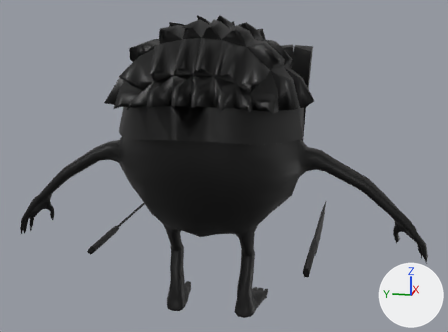
One commit to the FBX model Assets/IndieGame/Resources/Models/TitiWarriorAttack.fbx: the scene before it, then after it.
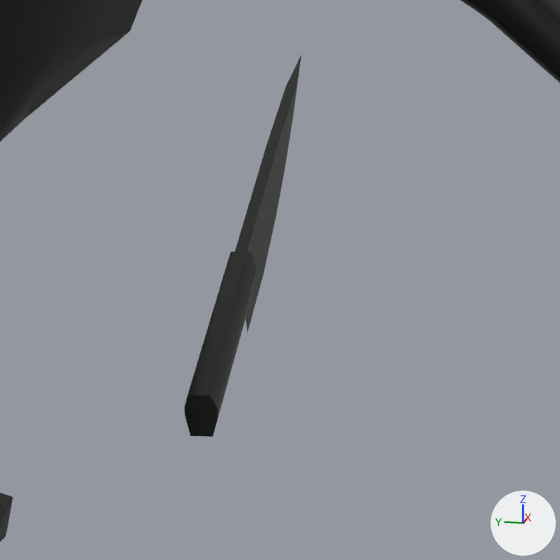
The first picture shows the older version from a 50 mm lens placed at (-0.727, -0.15, 0.348), pointed at (0.008, -0.003, 0.164). The close-ups show both versions on the part from 59% to 85% of the width and 57% to 91% of the height of that picture; other places that the commit changed are outside them. The axes (+X, +Y, +Z) are drawn at lower right. The lights are the same throughout. Where no turn or scale is listed for an object, it has been applied to the vertices.

Names of what the first close-up shows: 'Body_Mesh', 'R_Knife_Mesh'.
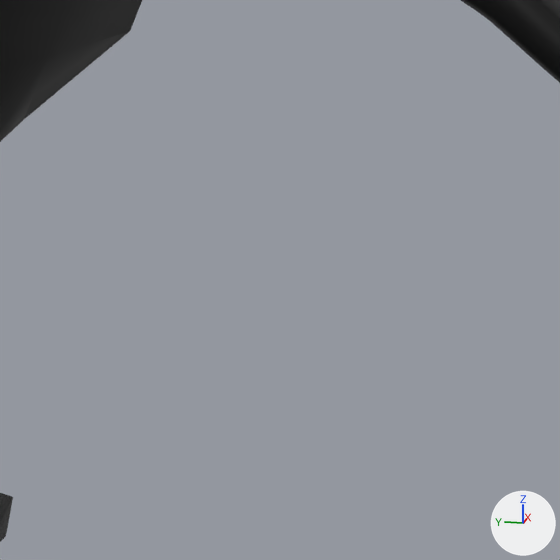
Pixel boxes [x1, y1, x2, y2] of what changed, in the close-ups (560 x 560 px):
'R_Knife_Mesh', moved, turned (not visible afterwards): before [184, 54, 302, 437]

The edits, one by one:
Object 'R_Knife_Mesh' (ob_r_knife_mesh) moves from (-0.006, -0.1152, 0.0544) to (-0.0071, -0.2214, 0.1021).
Object 'R_Knife_Mesh' (ob_r_knife_mesh) turns from (130, -4.3, -3.4) to (90, 0, 0) degrees about x, y and z.
